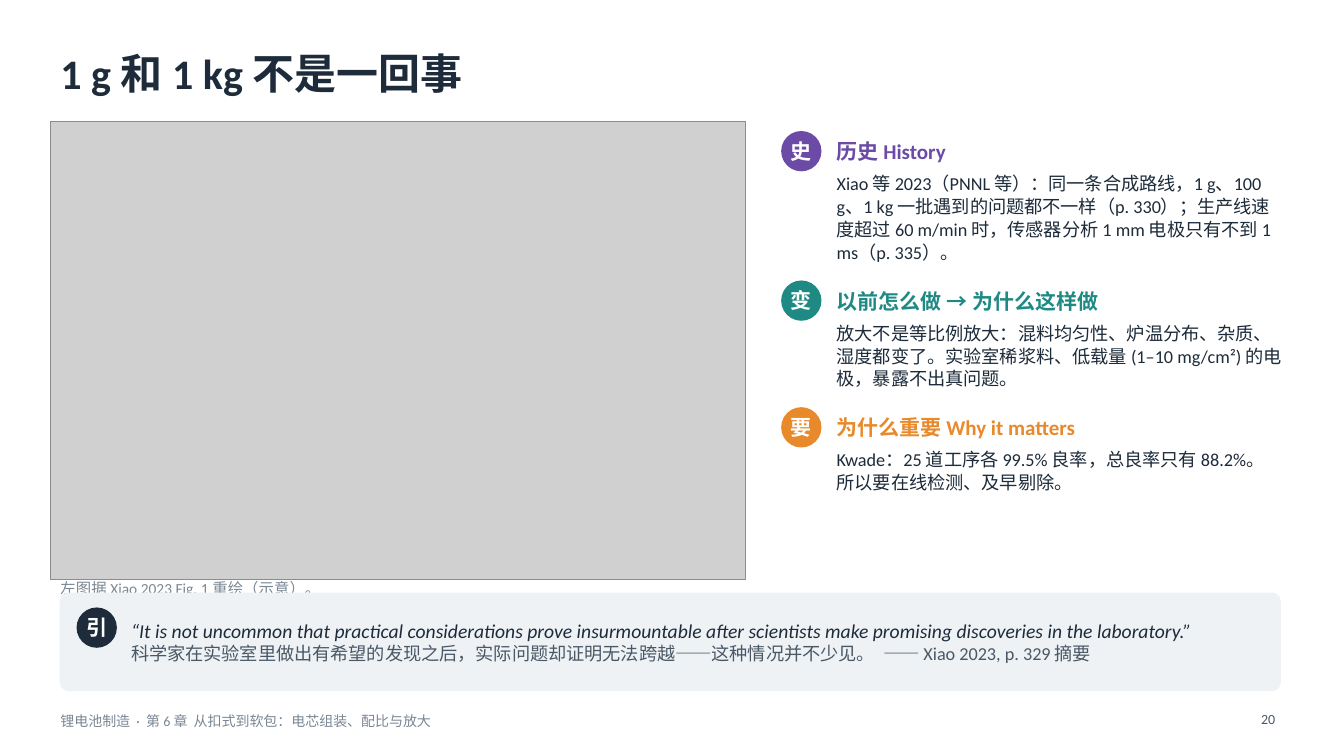
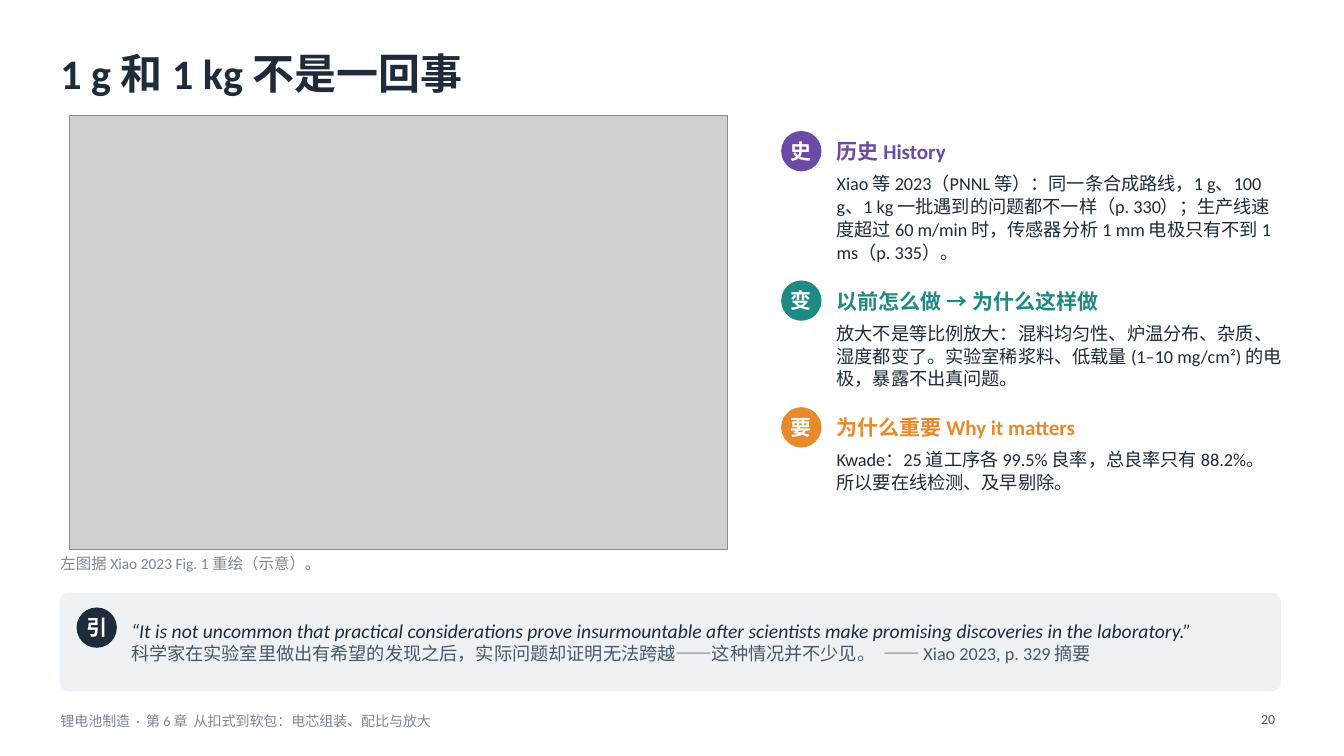
Before and after one commit to zhaoyuw44-lang/Trash, a slide deck: slide 20 of slides/decks/batmfg/batmfg_ch6.pptx. Drawn at 1344x756 pixels with LibreOffice and Linux fonts; fonts in the diff are those of the drawing; grey boxes stand for pictures. Boxes give left, top, right and bottom in pixels: in the first picture for what was removed or moved away, otherwise in the second. Text is boxed around its words. In the diff, an @@ line names an element or a change of style, - is before the commit and + after.

```diff
--- a/slides/decks/batmfg/batmfg_ch6.pptx
+++ b/slides/decks/batmfg/batmfg_ch6.pptx
@@ picture: place and size @@
-picture at (50,121,746,579)
+picture at (70,116,728,549)
@@ text "左图据 Xiao 2023 Fig. 1 ...": place and size @@
-text "左图据 Xiao 2023 Fig. 1 ..." at (60,579,320,594)
+text "左图据 Xiao 2023 Fig. 1 ..." at (60,556,320,572)
```
Also in this commit, not shown: 5 other slides changed, 1 other file.
